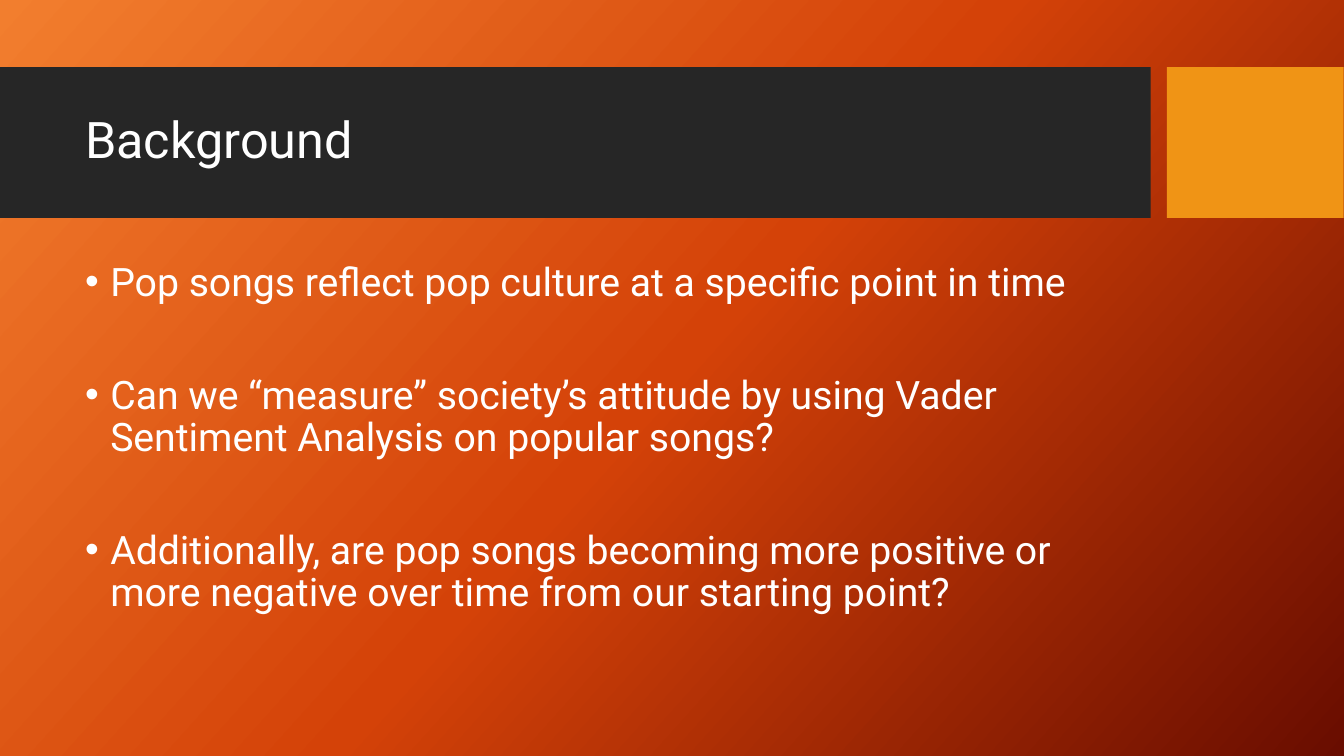
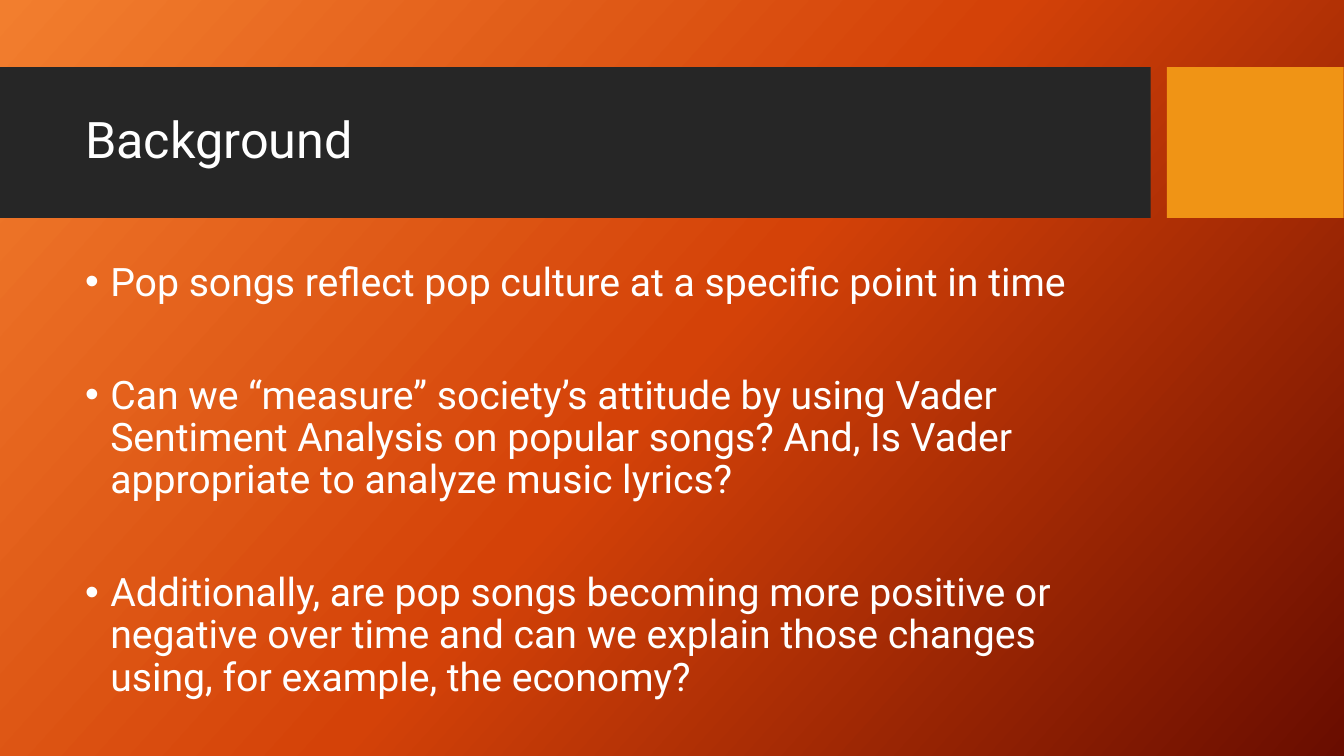
Before and after one commit to RichMoe1/Team3, a slide deck: slide 2 of Draft Presentation.pptx. Drawn at 1344x756 pixels with LibreOffice and Linux fonts; fonts in the diff are those of the drawing; background and template pictures are left out. Boxes give left, top, right and bottom in pixels: in the first picture for what was removed or moved away, otherwise in the second. Text is boxed around its words. In the diff, an @@ line names an element or a change of style, - is before the commit and + after.

Commit message:
updated presentation plus vader examples notebook

```diff
--- a/Draft Presentation.pptx
+++ b/Draft Presentation.pptx
@@ text at (110, 379, 1051, 700): text changed @@
-• Can we “measure” society’s attitude by using Vader Sentiment Analysis on popular songs?
-• Additionally, are pop songs becoming more positive or more negative over time from our starting point?
+• Can we “measure” society’s attitude by using Vader Sentiment Analysis on popular songs? And, Is Vader appropriate to analyze music lyrics?
+• Additionally, are pop songs becoming more positive or negative over time and can we explain those changes using, for example, the economy?
```
Also in this commit, not shown: 6 other slides changed, 3 slides added, 2 other files.
